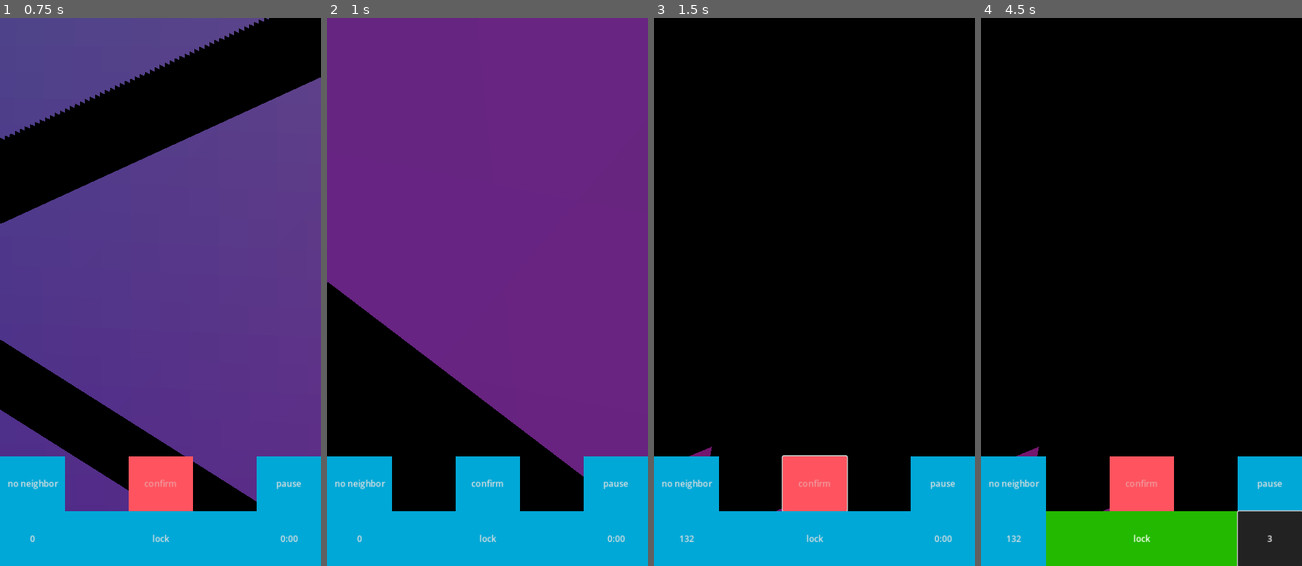
Above: before the commit, frames 1-4 (left to right).
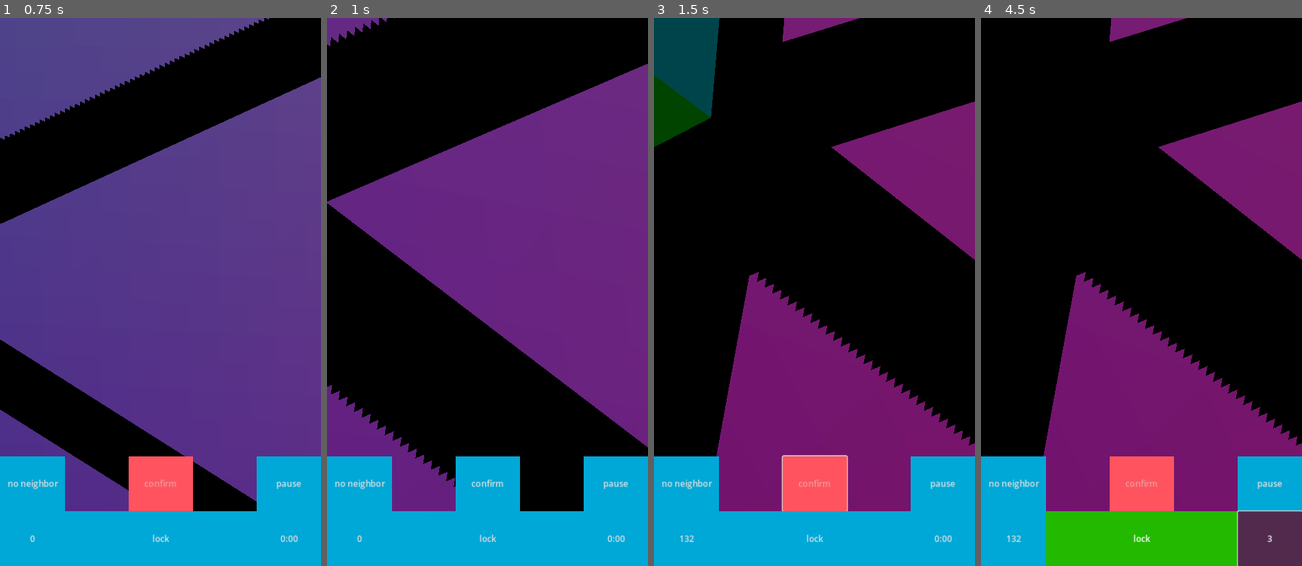
Above: after the commit, the same moments.

Repository: WalynC/sphereSweeperGodot
Game: Godot game, scene res://mainScenes/game.tscn
The game is run twice, just before and just after one commit, with the same random seed, the same clock (stepped at 60 frames per second) and the same inputs.
Inputs (mouse positions are in pixels of both pictures, inside the frame that each line leads up to):
- Up to frame 1 (0.75 s): move the mouse to (231, 264) at 0.52 s; hold Right (ui_right) from 0.53 s (still down); hold Down (scroll_down) from 0.53 s (still down); click (231, 264) at 0.67 s
- Up to frame 2 (1 s): keep holding Right (ui_right); keep holding Down (scroll_down)
- Up to frame 3 (1.5 s): release Right (ui_right) at 1.25 s; release Down (scroll_down) at 1.25 s; click "confirm" at 1.25 s
- Up to frame 4 (4.5 s): click "132" at 2 s; click "18" at 2.75 s; click "lock" at 3.5 s; click "0:02" at 4.25 s

Frame 1 is identical in both runs. In frame 2, 37% of the frame differs, in the area x 0-100%, y 0-90%; in frame 3, 29%; in frame 4, 27%.

Commit message:
Zoom is now clamped

Diff:
--- a/Controls.gd
+++ b/Controls.gd
@@ -41,6 +41,7 @@
 	inertia = inertia.move_toward(Vector2.ZERO, decel * delta)
 	if Input.is_action_pressed("scroll_down"): cam.fov -=1
 	if Input.is_action_pressed("scroll_up"): cam.fov +=1
+	cam.fov = clamp(cam.fov, 10, 90)
 
 func _unhandled_input(event):
 	if event is InputEventScreenTouch:
@@ -80,7 +81,9 @@
 		var touch_point_positions = touch_points.values()
 		var curDist = touch_point_positions[0].distance_to(touch_point_positions[1])
 		var zoom_factor = start_distance/curDist
-		cam.fov = start_zoom/zoom_factor
+		var fov = start_zoom/zoom_factor
+		fov = clamp(fov, 10, 90)
+		cam.fov = fov
 
 func CompleteTap():
 	if flag:
